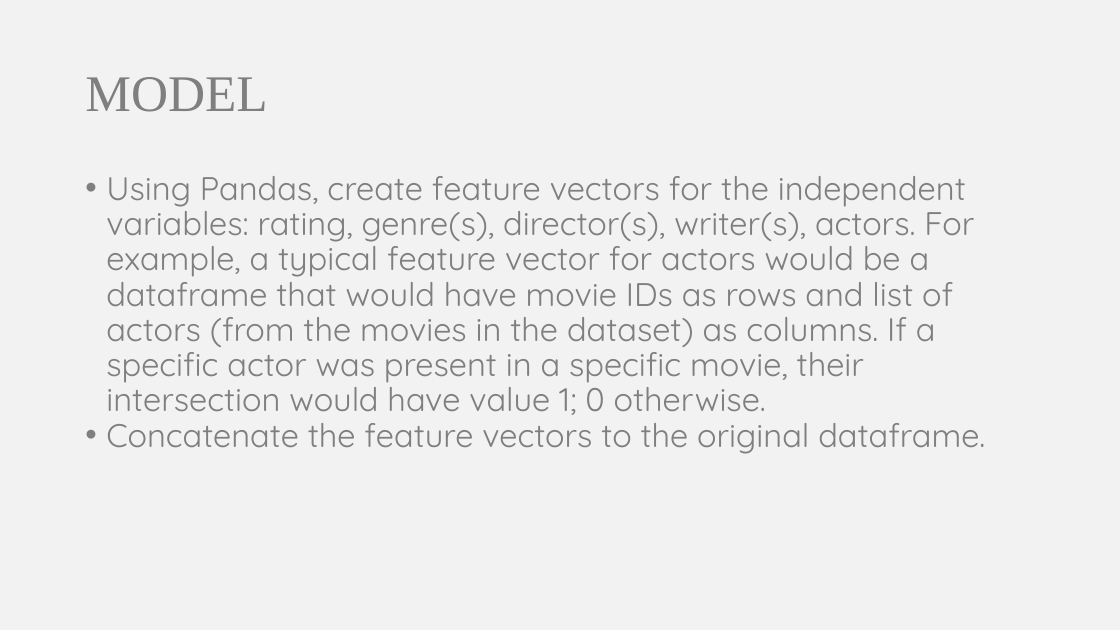
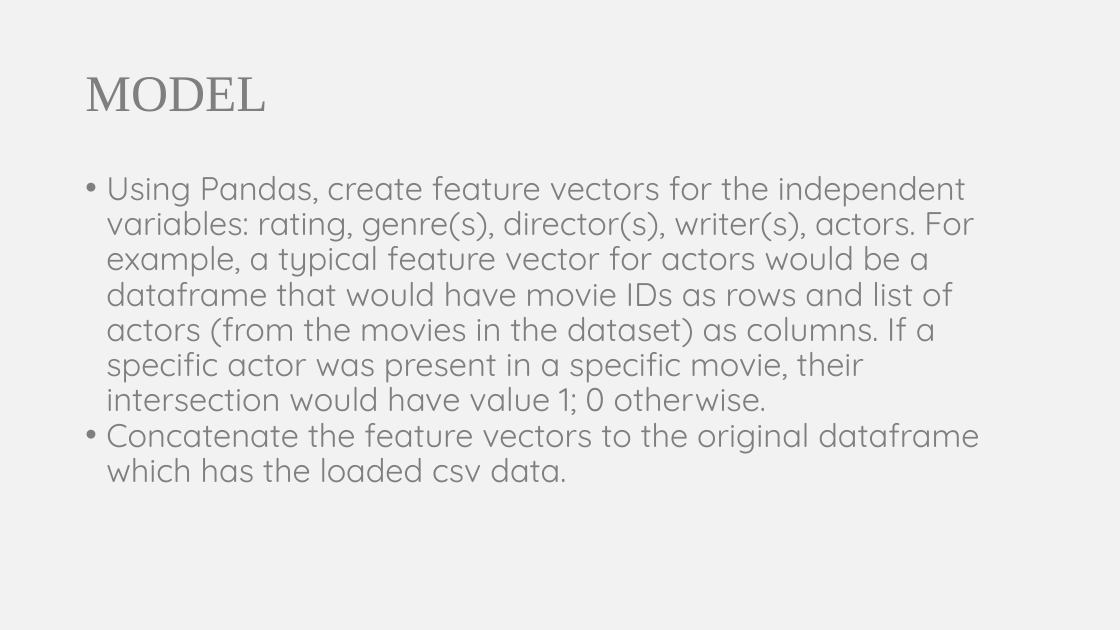
Before and after one commit to somyamohanty/Data_Dawgs, a slide deck: slide 5 of presentations/Presentation 2.pptx (slide 4 before the commit). Drawn at 1120x630 pixels with LibreOffice and Linux fonts; fonts in the diff are those of the drawing. Boxes give left, top, right and bottom in pixels: in the first picture for what was removed or moved away, otherwise in the second. Text is boxed around its words. In the diff, an @@ line names an element or a change of style, - is before the commit and + after.

Commit message:
Added presentation 2 and updated linear model

```diff
--- a/presentations/Presentation 2.pptx
+++ b/presentations/Presentation 2.pptx
@@ text at [106,412,979,482]: text changed @@
-• Concatenate the feature vectors to the original dataframe.
+• Concatenate the feature vectors to the original dataframe which has the loaded csv data.
```
Also in this commit, not shown: 3 other slides changed, 3 slides added, 1 other file.
